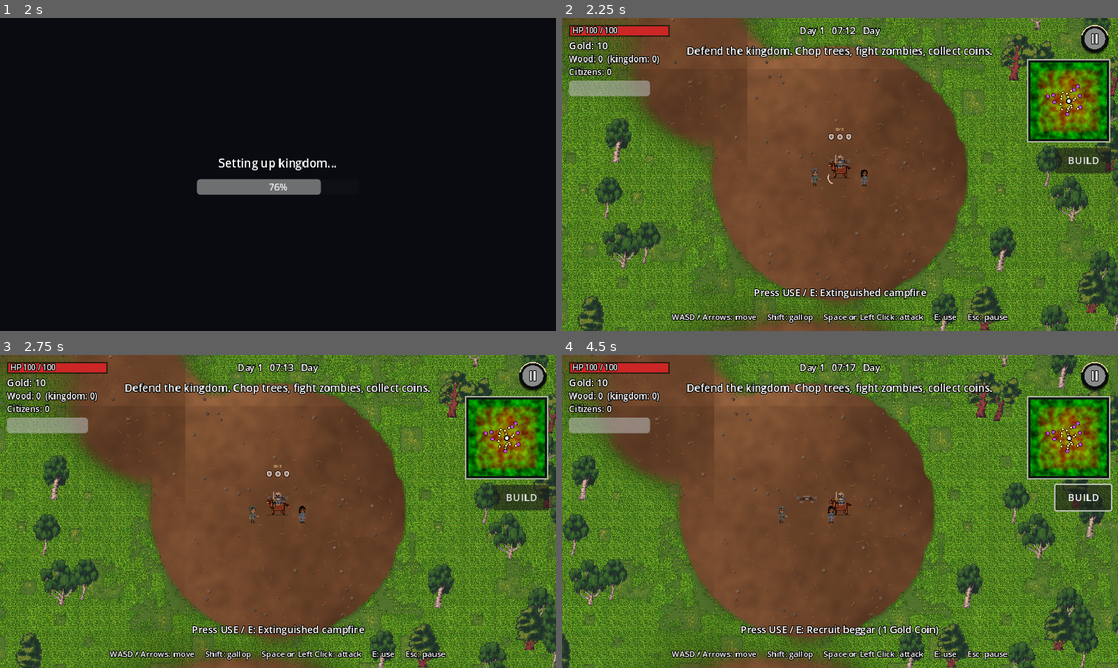
Above: before the commit, frames 1-4 (two rows, left to right).
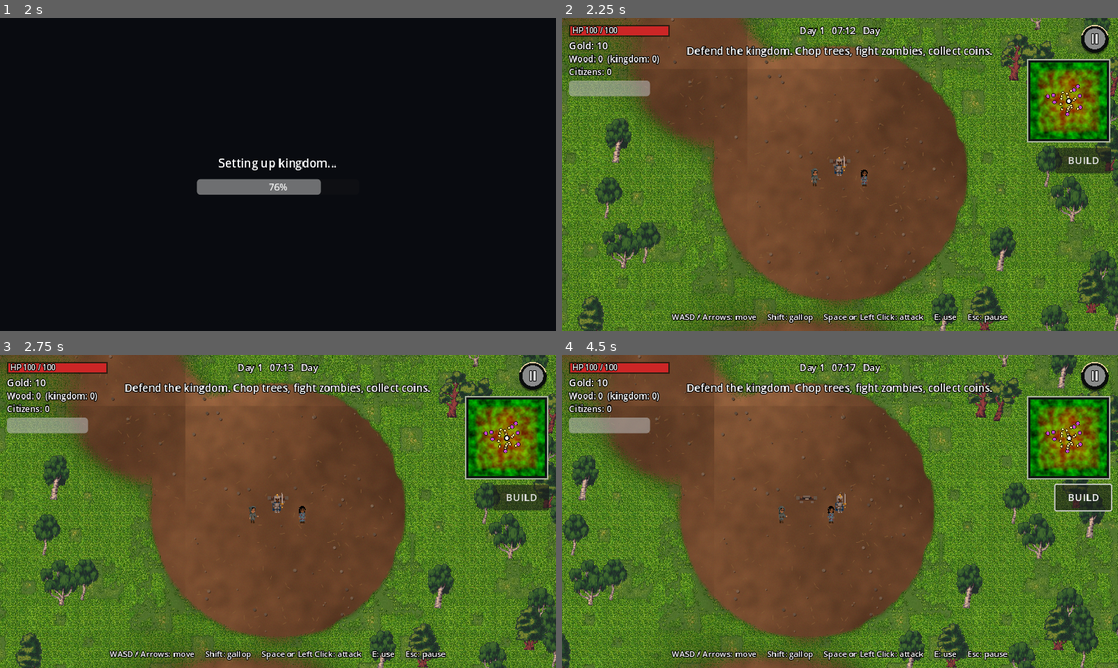
Above: after the commit, the same moments.

Repository: afie-boop/The-Fallen-Kingdom
Game: Godot game, scene res://scenes/main_menu.tscn
Two runs of this game, one before a commit and one after it. Both use one fixed random seed, a clock stepped at 60 frames per second and the inputs below.
Inputs (mouse positions are in pixels of both pictures, inside the frame that each line leads up to):
- Up to frame 1 (2 s): click "New Game" at 0.5 s; tap Enter at 1.25 s; move the mouse to (400, 158) at 1.27 s; hold D from 1.28 s (still down); hold Shift from 1.28 s (still down); click (400, 158) at 1.42 s; tap Space at 1.52 s
- Up to frame 2 (2.25 s): release D at 2 s; release Shift at 2 s; drag from (728, 190) to (812, 237) at 2.02 s
- Up to frame 3 (2.75 s): no input
- Up to frame 4 (4.5 s): click "BUILD" at 2.75 s; tap Space at 3.5 s; move the mouse to (1067, 436) at 3.52 s; hold D 3.53-4.25 s; tap B at 3.6 s; click (1067, 436) at 3.67 s; drag from (812, 574) to (673, 464) at 4.27 s

Frame 1 is identical in both runs. In frame 2, 0.9% of the frame differs, in the area x 34-66%, y 35-90%; in frame 3, 0.9%; in frame 4, 0.9%.
Error after the commit: Invalid access to property or key 'horse_stamina' on a base object of type 'CharacterBody2D (Player)'. (res://scripts/game.gd:383)

Commit message:
Remove horse and return player to on-foot movement

Diff:
--- a/extracted/The-Fallen-Kingdom/scripts/player.gd
+++ b/extracted/The-Fallen-Kingdom/scripts/player.gd
@@ -18,15 +18,8 @@
 var _flash: float = 0.0
 var _anim_t: float = 0.0
 var _sprite: Sprite2D
-var _horse_sprite: Sprite2D
-var _horse_frame: int = -1
-var _horse_anim_t: float = 0.0
 var _was_swinging: bool = false
 var sprint_requested: bool = false
-var horse_stamina: float = 100.0
-var horse_max_stamina: float = 100.0
-var horse_running: bool = false
-var _horse_t: float = 0.0
 
 
 func _ready() -> void:
@@ -36,12 +29,6 @@
     add_to_group("players")
     max_hp = GameConfig.player_max_hp
     hp = max_hp
-    _horse_sprite = Sprite2D.new()
-    _horse_sprite.centered = false
-    _horse_sprite.offset = Vector2(-24, -32)
-    _horse_sprite.z_index = 1
-    _horse_sprite.texture = PixelArt.get_tex("horse_0")
-    add_child(_horse_sprite)
     _sprite = PixelArt.make_sprite_tex(PixelArt.char_tex(GameState.player_skin))
     _sprite.z_index = 2
     add_child(_sprite)
@@ -62,15 +49,8 @@
         return
     var dir: Vector2 = _keyboard_vector() + touch_move
     dir = dir.limit_length(1.0)
-    horse_running = sprint_requested and dir.length() > 0.1 and horse_stamina > 0.0
-    if horse_running:
-        horse_stamina = maxf(0.0, horse_stamina - 24.0 * delta)
-        _horse_t += delta * 15.0
-    else:
-        horse_stamina = minf(horse_max_stamina, horse_stamina + 13.0 * delta)
-        _horse_t += delta * (7.0 if dir.length() > 0.1 else 2.0)
-    var horse_speed: float = GameConfig.player_speed * (1.85 if horse_running else 1.0)
-    velocity = dir * horse_speed
+    var sprinting: bool = sprint_requested and dir.length() > 0.1
+    velocity = dir * GameConfig.player_speed * (1.55 if sprinting else 1.0)
     var before: Vector2 = global_position
     move_and_slide()
     if GameState.island != null:
@@ -80,27 +60,10 @@
         _anim_t += delta * 8.0
     else:
         _anim_t = 0.0
-    # One front-facing sprite: animate with a hop/tilt while walking and flip towards the move direction.
-    # Animate the pixel horse legs; the rider stays seated on its saddle.
-    _horse_anim_t += delta
-    var frame_duration: float = 0.10 if horse_running else (0.20 if dir.length() > 0.1 else 0.0)
-    if frame_duration > 0.0:
-        var next_frame: int = int(floor(_horse_anim_t / frame_duration)) % 4
-        if next_frame != _horse_frame:
-            _horse_frame = next_frame
-            _horse_sprite.texture = PixelArt.get_tex("horse_%d" % _horse_frame)
-    elif _horse_frame != 0:
-        _horse_frame = 0
-        _horse_sprite.texture = PixelArt.get_tex("horse_0")
-    var horse_bob: float = sin(_horse_t * 2.0) * (1.0 if horse_running else 0.35)
-    # Riding pose: lower and compact the hero so the hips sit on the saddle,
-    # rather than placing the full standing sprite upright above the horse.
-    _sprite.position = Vector2(-1.0, -19.0 + horse_bob - absf(sin(_anim_t * 1.6)) * (0.6 if horse_running else 0.2))
-    _sprite.scale = Vector2(0.88, 0.72)
-    _sprite.rotation = sin(_anim_t * 1.6) * (0.018 if horse_running else 0.008) if dir.length() > 0.1 else 0.0
-    if absf(facing.x) > 0.2:
-        _sprite.flip_h = facing.x < 0.0
-    _horse_sprite.flip_h = facing.x < 0.0 if absf(facing.x) > 0.2 else false
+    # On-foot movement animation.
+    _sprite.position = Vector2(0, -6.0 - absf(sin(_anim_t)) * (1.2 if dir.length() > 0.1 else 0.0))
+    _sprite.scale = Vector2.ONE
+    _sprite.rotation = 0.0
     if _flash > 0.0:
         _sprite.modulate = Color(1.0, 0.4, 0.4)
     elif _invuln > 0.0:
@@ -182,8 +145,6 @@
     dead = false
     _invuln = 2.0
     _sprite.visible = true
-    horse_stamina = horse_max_stamina
-    horse_running = false
     hp_changed.emit(hp, max_hp)
 
 
